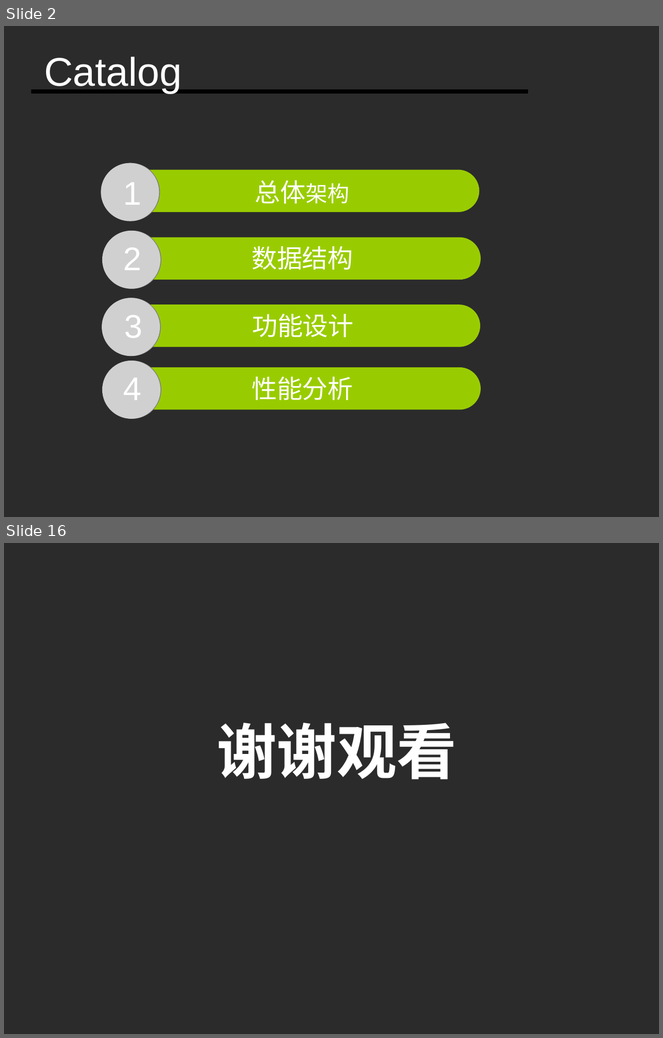
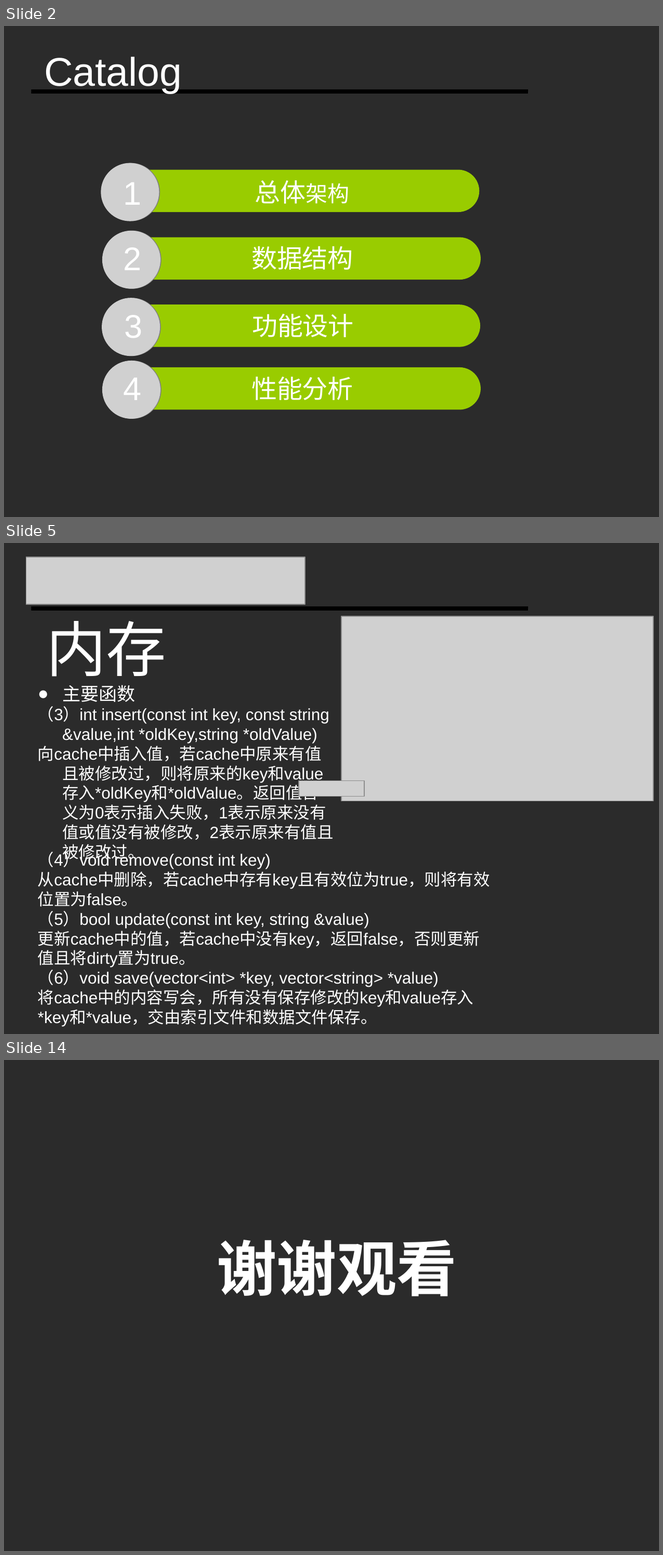
Before and after one commit to Ivanyinfan/Database-2017.7.22, a slide deck: Document/模拟数据库.ppt. Shown one above the other, each under a label of ours: slides 2 and 16 before the commit, slides 2, 5 and 14 after it; the slides between them are not shown. The pictures are 663x1038 and 663x1555 pixels, drawn with LibreOffice and Linux fonts; fonts in the diff are those of the drawing; grey boxes stand for pictures; background and template pictures are left out; a plain dark background stands for a picture behind light text. Boxes give left, top, right and bottom in pixels: in the first picture for what was removed or moved away, otherwise in the second. Text is boxed around its words. In the diff, an @@ line names an element or a change of style, - is before the commit and + after.

Commit message:
文档更新

```diff
--- a/Document/模拟数据库.ppt
+++ b/Document/模拟数据库.ppt
@@ slide 5 added at (x1=4, y1=543, x2=659, y2=1034), background picture (left out) @@
@@ picture added at (x1=26, y1=558, x2=306, y2=604) @@
@@ line added from (32, 609) to (528, 609), #000000 4.51 pt @@
@@ picture added at (x1=341, y1=616, x2=653, y2=801) @@
@@ text added at (x1=46, y1=621, x2=166, y2=687), 66 pt, text #FFFFFF @@
+内存
@@ text added at (x1=38, y1=685, x2=330, y2=863), 18 pt, text #FFFFFF @@
+● 主要函数
+（3）int insert(const int key, const string &value,int *oldKey,string *oldValue)
+向cache中插入值，若cache中原来有值且被修改过，则将原来的key和value存入*oldKey和*oldValue。返回值含义为0表示插入失败，1表示原来没有值或值没有被修改，2表示原来有值且被修改过。
@@ picture added at (x1=299, y1=781, x2=364, y2=797) @@
@@ text added at (x1=38, y1=849, x2=490, y2=1027), 18 pt, text #FFFFFF @@
+（4）void remove(const int key)
+从cache中删除，若cache中存有key且有效位为true，则将有效位置为false。
+（5）bool update(const int key, string &value)
+更新cache中的值，若cache中没有key，返回false，否则更新值且将dirty置为true。
+（6）void save(vector<int> *key, vector<string> *value)
+将cache中的内容写会，所有没有保存修改的key和value存入*key和*value，交由索引文件和数据文件保存。
@@ what was slide 16 is now slide 14 @@
```
Also in this commit, not shown: 5 slides changed, 5 other slides added, 8 slides removed, 2 other files.
